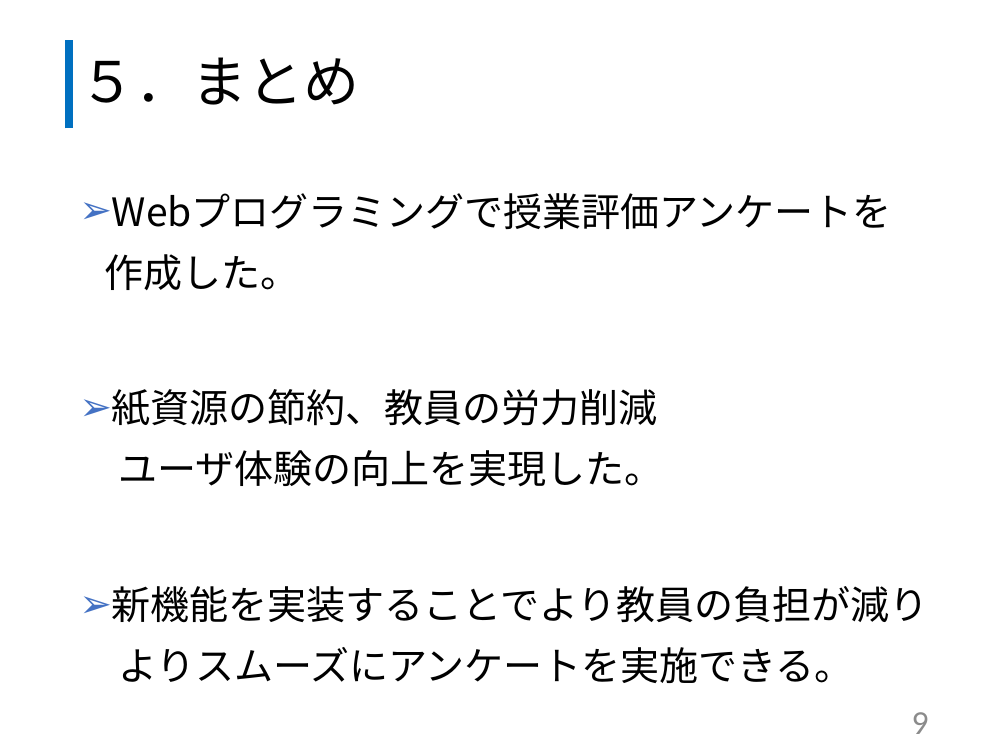
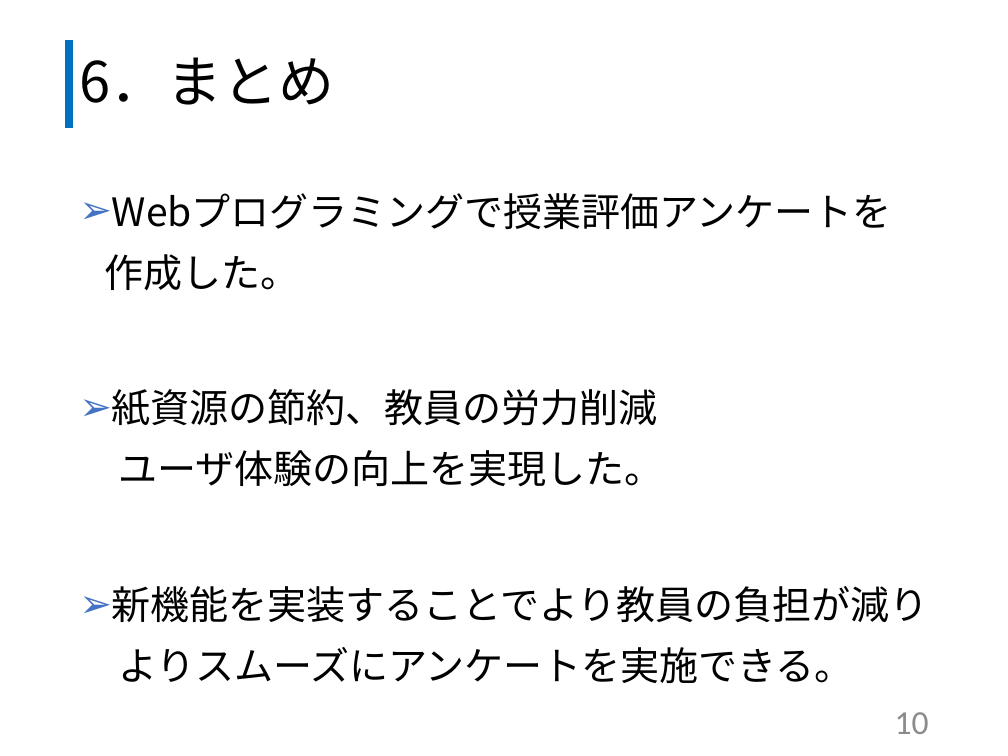
Before and after one commit to kazuwo/kosen-graduation-thesis, a slide deck: slide 11 of 卒業研究発表スライド.pptx (slide 10 before the commit). Drawn at 1008x756 pixels with LibreOffice and Linux fonts; fonts in the diff are those of the drawing. Boxes give left, top, right and bottom in pixels: in the first picture for what was removed or moved away, otherwise in the second. Text is boxed around its words. In the diff, an @@ line names an element or a change of style, - is before the commit and + after.

```diff
--- a/卒業研究発表スライド.pptx
+++ b/卒業研究発表スライド.pptx
@@ title at (79, 57, 334, 105): text changed @@
-５．まとめ
+6．まとめ
@@ page number at (895, 712, 929, 734): text changed @@
-9
+10
```
Also in this commit, not shown: 5 other slides changed, 3 slides added, 9 slides removed, 1 other file.
